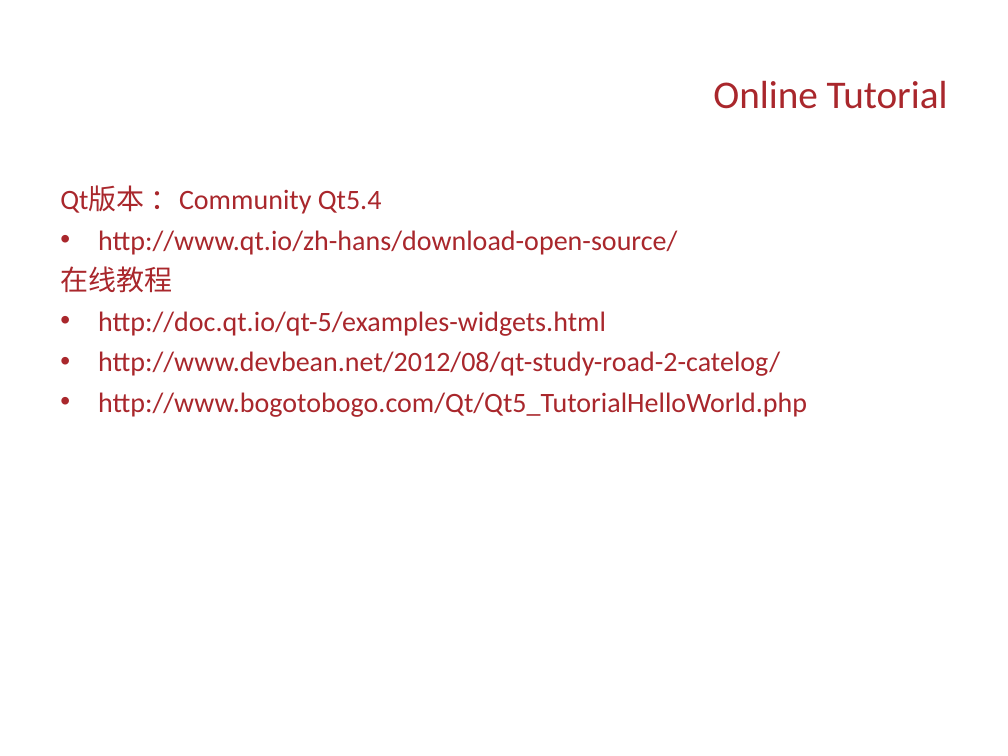
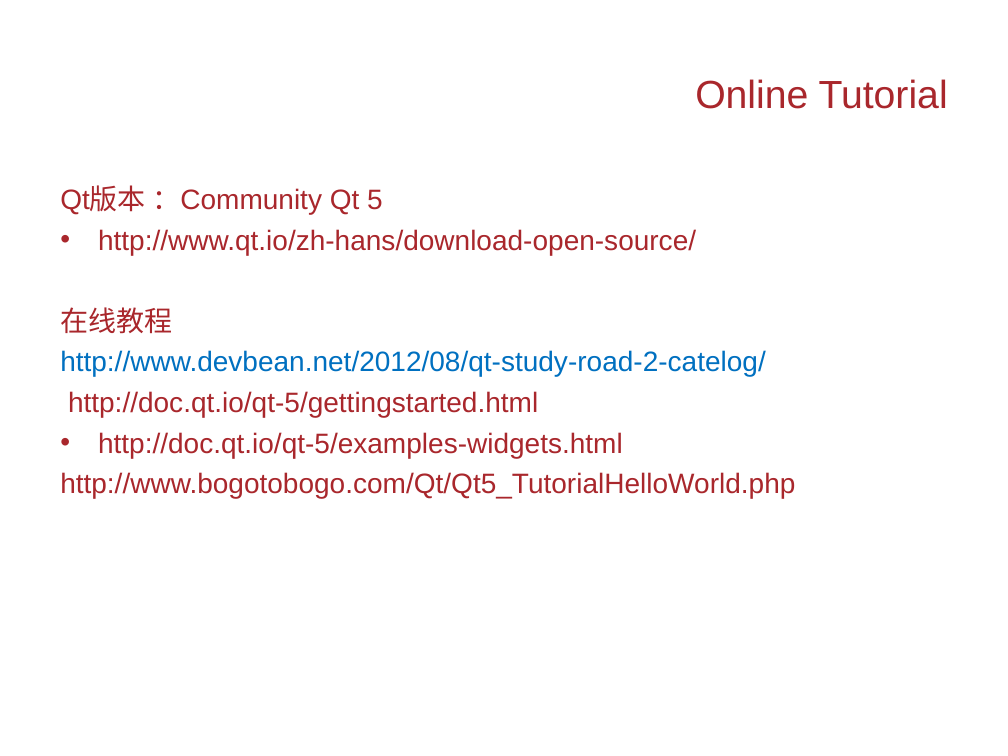
Before and after one commit to Changhe160/Changhe160.github.io, a slide deck: slide 3 of teachingRes/Cplusplus/Qt编程简介.ppt. Drawn at 1008x756 pixels with LibreOffice and Linux fonts; fonts in the diff are those of the drawing; background and template pictures are left out. Boxes give left, top, right and bottom in pixels: in the first picture for what was removed or moved away, otherwise in the second. Text is boxed around its words. In the diff, an @@ line names an element or a change of style, - is before the commit and + after.

Commit message:
C++

```diff
--- a/teachingRes/Cplusplus/Qt编程简介.ppt
+++ b/teachingRes/Cplusplus/Qt编程简介.ppt
@@ title "Online Tutorial" at [695, 79, 948, 109]: font Calibri to Arial @@
@@ text at [60, 187, 383, 215]: text changed; font Calibri to Arial @@
-Qt版本 ：Community Qt5.4
+Qt版本 ：Community Qt 5
@@ text at [60, 229, 795, 498]: font Calibri to Arial in "http://www.qt.io/zh-hans/download-open-source/", "在线教程", "http://doc.qt.io/qt-5/examples-widgets.html", "http://www.bogotobogo.com/Qt/Qt5_TutorialHelloWorld.php"; indent changed; bullet • to none @@
@@ text at [60, 350, 765, 417]: paragraphs added @@
+http://www.devbean.net/2012/08/qt-study-road-2-catelog/
+http://doc.qt.io/qt-5/gettingstarted.html
@@ text at [98, 351, 780, 376]: paragraph removed @@
-• http://www.devbean.net/2012/08/qt-study-road-2-catelog/
```
Also in this commit, not shown: 14 other slides changed, 1 slide added, 1 slide removed.
